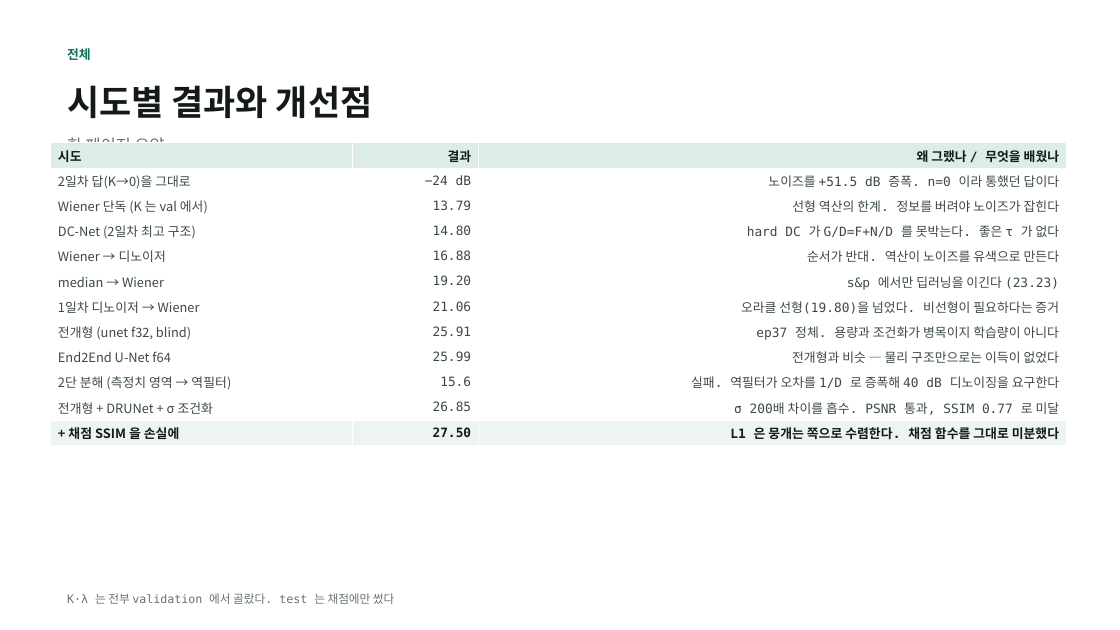
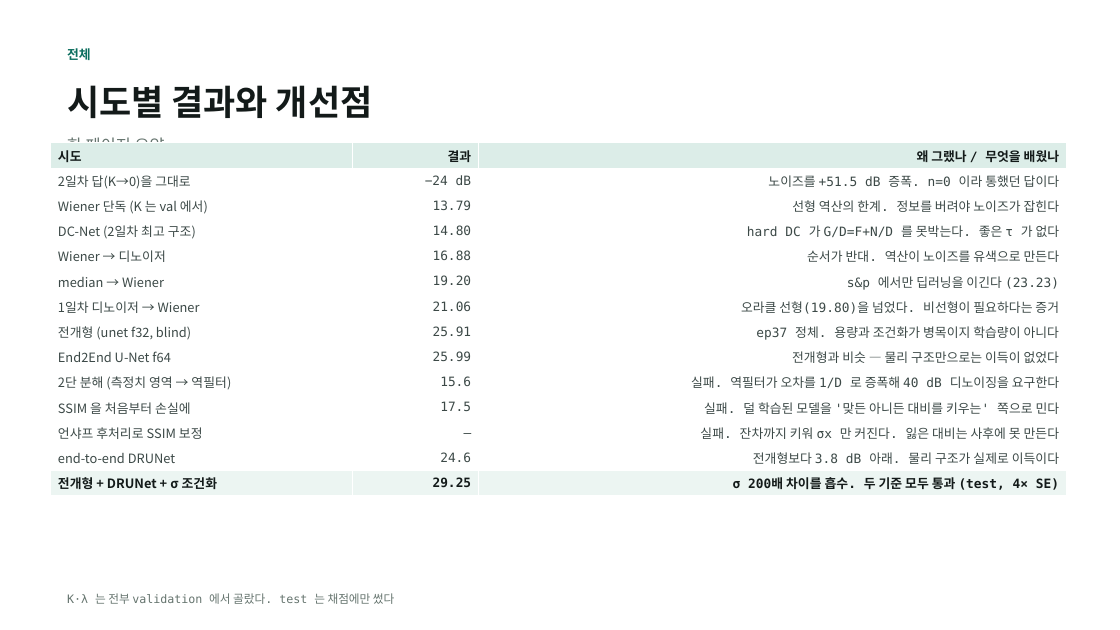
Before and after one commit to kithhooni-commits/ds-practice, a slide deck: slide 14 of 실습5/실습5_day3_발표.pptx (slide 12 before the commit). Drawn at 1120x630 pixels with LibreOffice and Linux fonts; fonts in the diff are those of the drawing. Boxes give left, top, right and bottom in pixels: in the first picture for what was removed or moved away, otherwise in the second. Text is boxed around its words. In the diff, an @@ line names an element or a change of style, - is before the commit and + after.

```diff
--- a/실습5/실습5_day3_발표.pptx
+++ b/실습5/실습5_day3_발표.pptx
@@ table at (x1=50, y1=143, x2=1067, y2=496) @@
-row 11: 전개형 + DRUNet + σ 조건화 | 26.85 | σ 200배 차이를 흡수. PSNR 통과, SSIM 0.77 로 미달
-row 12: + 채점 SSIM 을 손실에 | 27.50 | L1 은 뭉개는 쪽으로 수렴한다. 채점 함수를 그대로 미분했다
+row 11: SSIM 을 처음부터 손실에 | 17.5 | 실패. 덜 학습된 모델을 '맞든 아니든 대비를 키우는' 쪽으로 민다
+row 12: 언샤프 후처리로 SSIM 보정 | — | 실패. 잔차까지 키워 σx 만 커진다. 잃은 대비는 사후에 못 만든다
+row 13: end-to-end DRUNet | 24.6 | 전개형보다 3.8 dB 아래. 물리 구조가 실제로 이득이다
+row 14: 전개형 + DRUNet + σ 조건화 | 29.25 | σ 200배 차이를 흡수. 두 기준 모두 통과 (test, 4× SE)
```
Also in this commit, not shown: 4 other slides changed, 2 slides added, 1 other file.
